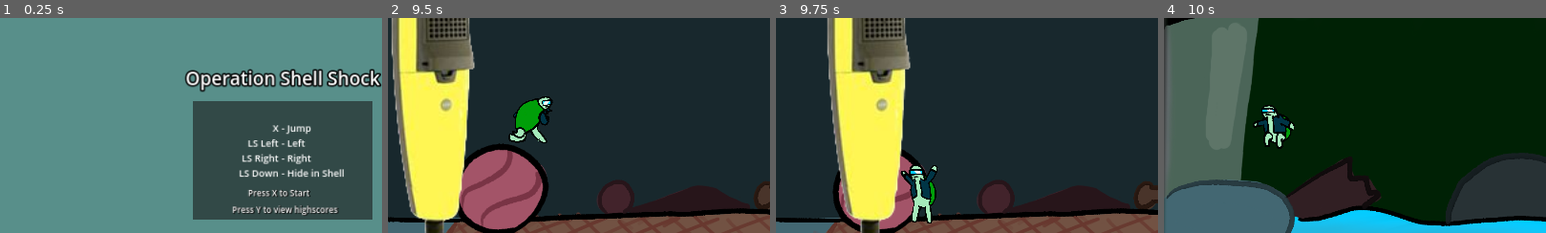
Above: before the commit, frames 1-4 (left to right).
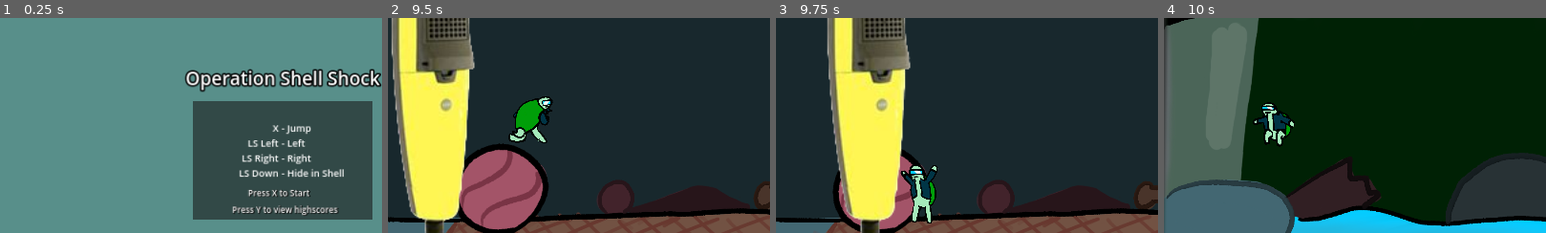
Above: after the commit, the same moments.

Repository: isterkvarn/operation_shell_shock
Game: Godot game, scene res://menus/main_menu/main_menu.tscn
Two runs of this game, one before a commit and one after it. Both use one fixed random seed, a clock stepped at 60 frames per second and the inputs below.
Inputs:
- Up to frame 1 (0.25 s): no input
- Up to frame 2 (9.5 s): tap X (start) at 0.5, 1.35, 3.6, 5.85, 8.1 s; hold D (ss_right) 0.53-2.03 s; tap Y (highscores) every 2.25 s from 0.6 to 7.35 s; tap W (ss_jump) at 0.77, 1.52, 3.02, 3.77, 4.52, 6.02, 6.77, 7.52, 9.02 s; hold A (ss_left) 2.03-2.78 s; hold J (switch_state) 2.03-2.78 s; hold D (ss_right) 2.78-4.28 s; hold A (ss_left) 4.28-5.03 s; tap J (switch_state) at 4.35, 8.85 s; hold D (ss_right) 5.03-5.78 s; hold A (ss_left) 5.78-7.28 s; hold J (switch_state) 6.53-7.28 s; hold D (ss_right) from 7.28 s (still down)
- Up to frame 3 (9.75 s): release D (ss_right) at 9.53 s; hold A (ss_left) from 9.53 s (still down); tap Y (highscores) at 9.6 s
- Up to frame 4 (10 s): keep holding A (ss_left); tap W (ss_jump) at 9.77 s
The pictures show only the part of the screen within x 13-63%, y 20-70%; the shares and areas given below are measured in that part.

Frames 1-3 are identical in both runs. In frame 4, 0.8% of the frame differs, in the area x 23-35%, y 39-61%.

Commit message:
feat: add lerp between camera_markers

Diff:
--- a/levels/demo_level.tscn
+++ b/levels/demo_level.tscn
@@ -3,7 +3,7 @@
 [ext_resource type="PackedScene" uid="uid://cnr7yd4dkepc0" path="res://player/player.tscn" id="1_jjy5y"]
 [ext_resource type="PackedScene" uid="uid://vy8vlwm3i6wm" path="res://tilemap/demo_tile_map.tscn" id="2_0e213"]
 [ext_resource type="PackedScene" uid="uid://d3r1dmlc758q2" path="res://player/camera/camera.tscn" id="2_5fijp"]
-[ext_resource type="PackedScene" uid="uid://cx8vldb4n725s" path="res://player/camera/camera_maker.tscn" id="3_fqgab"]
+[ext_resource type="PackedScene" uid="uid://cx8vldb4n725s" path="res://player/camera/camera_marker.tscn" id="3_fqgab"]
 [ext_resource type="PackedScene" uid="uid://cdvwoinmougxm" path="res://turret/turret.tscn" id="3_uepm8"]
 [ext_resource type="PackedScene" uid="uid://rufm4nojtjd7" path="res://death_wall/death_wall.tscn" id="4_w7pqe"]
 [ext_resource type="PackedScene" uid="uid://fvvsyketqois" path="res://checkpoints/check_point_master.tscn" id="5_bjulw"]
@@ -56,41 +56,55 @@
 
 [node name="Player" parent="." instance=ExtResource("1_jjy5y")]
 unique_name_in_owner = true
-position = Vector2(-4505, 620)
+position = Vector2(-4505, 612)
 out_of_shell_speed = 1300.0
 
 [node name="Camera" parent="Player" instance=ExtResource("2_5fijp")]
 position = Vector2(-4505, 396)
 
 [node name="CameraMarker1" parent="Player/Camera" instance=ExtResource("3_fqgab")]
-position = Vector2(6307, 804)
+position = Vector2(6307, 834)
 
 [node name="CameraMarker2" parent="Player/Camera" instance=ExtResource("3_fqgab")]
-position = Vector2(8609, 318)
+position = Vector2(8507, 318)
 
 [node name="CameraMarker3" parent="Player/Camera" instance=ExtResource("3_fqgab")]
-position = Vector2(11185, 465)
-
-[node name="CameraMarker4" parent="Player/Camera" instance=ExtResource("3_fqgab")]
-position = Vector2(15124, 736)
+position = Vector2(11151, 318)
+lerp = true
+
+[node name="CameraMarker11" parent="Player/Camera" instance=ExtResource("3_fqgab")]
+position = Vector2(11671, 465)
+
+[node name="CameraMarker12" parent="Player/Camera" instance=ExtResource("3_fqgab")]
+position = Vector2(15123, 465)
+lerp = true
 
 [node name="CameraMarker5" parent="Player/Camera" instance=ExtResource("3_fqgab")]
 position = Vector2(15710, 1008)
 
+[node name="CameraMarker13" parent="Player/Camera" instance=ExtResource("3_fqgab")]
+position = Vector2(26078, 1008)
+lerp = true
+
 [node name="CameraMarker6" parent="Player/Camera" instance=ExtResource("3_fqgab")]
-position = Vector2(26053, 466)
+position = Vector2(26687, 748)
+
+[node name="CameraMarker14" parent="Player/Camera" instance=ExtResource("3_fqgab")]
+position = Vector2(27505, 748)
+lerp = true
 
 [node name="CameraMarker7" parent="Player/Camera" instance=ExtResource("3_fqgab")]
-position = Vector2(27834, 895)
+position = Vector2(29266, 895)
+
+[node name="CameraMarker15" parent="Player/Camera" instance=ExtResource("3_fqgab")]
+position = Vector2(34242, 895)
+lerp = true
 
 [node name="CameraMarker8" parent="Player/Camera" instance=ExtResource("3_fqgab")]
-position = Vector2(34615, 674)
-
-[node name="CameraMarker9" parent="Player/Camera" instance=ExtResource("3_fqgab")]
-position = Vector2(35924, 499)
-
-[node name="CameraMarker10" parent="Player/Camera" instance=ExtResource("3_fqgab")]
-position = Vector2(38495, 685)
+position = Vector2(34615, 745)
+
+[node name="CameraMarker17" parent="Player/Camera" instance=ExtResource("3_fqgab")]
+position = Vector2(36095, 659)
 
 [node name="TileMap" parent="." instance=ExtResource("2_0e213")]
 visible = false
@@ -379,6 +393,7 @@
 position = Vector2(386, 369)
 scale = Vector2(1.33, 1.33)
 texture = ExtResource("16_svcgs")
+metadata/_edit_lock_ = true
 
 [node name="Sprite2D" type="Sprite2D" parent="Sprite2D"]
 z_index = 1
@@ -389,15 +404,18 @@
 position = Vector2(11951, 93)
 scale = Vector2(1.83, 1.83)
 texture = ExtResource("18_vf8xm")
+metadata/_edit_lock_ = true
 
 [node name="Sprite2D3" type="Sprite2D" parent="."]
 z_index = -1
 position = Vector2(23014, 365)
 scale = Vector2(2.08, 2.08)
 texture = ExtResource("19_5i8t2")
+metadata/_edit_lock_ = true
 
 [node name="Sprite2D4" type="Sprite2D" parent="."]
 z_index = -1
 position = Vector2(34686, 348)
 scale = Vector2(2.37, 2.37)
 texture = ExtResource("20_jbowq")
+metadata/_edit_lock_ = true
--- a/player/camera/camera.gd
+++ b/player/camera/camera.gd
@@ -25,8 +25,16 @@
 	position.x = lerp(position.x, player.global_position.x + _x_offset, _x_lerp_weight)
 
 	var new_y = _start_y
-	for camera_marker in _camera_markers:
-		if player.position.x > camera_marker.position.x:
-			new_y = camera_marker.position.y - 1080 * 0.5 / zoom.y
+	for i in range(len(_camera_markers)):
+		if _camera_markers[i].lerp and not i == len(_camera_markers):
+			if player.position.x > _camera_markers[i].position.x and player.position.x < _camera_markers[i + 1].position.x:
+				var marker_1_pos = _camera_markers[i].position
+				var marker_2_pos = _camera_markers[i + 1].position
+				var lerp_weight = (player.position.x - marker_1_pos.x) / (marker_2_pos.x - marker_1_pos.x)
+				new_y = lerp(marker_1_pos.y, marker_2_pos.y, lerp_weight)
+				new_y -= 1080 * 0.5 / zoom.y
+				break
+		elif player.position.x > _camera_markers[i].position.x:
+			new_y = _camera_markers[i].position.y - 1080 * 0.5 / zoom.y
 
 	position.y = lerp(position.y, new_y, _y_lerp_weight)
--- a/player/camera/camera_maker.tscn
+++ /dev/null
@@ -1,4 +0,0 @@
-[gd_scene format=3 uid="uid://cx8vldb4n725s"]
-
-[node name="CameraMarker" type="Marker2D" groups=["camera_markers"]]
-top_level = true
--- /dev/null
+++ b/player/camera/camera_marker.gd
@@ -0,0 +1,3 @@
+extends Marker2D
+
+@export var lerp: bool = false
--- /dev/null
+++ b/player/camera/camera_marker.tscn
@@ -0,0 +1,7 @@
+[gd_scene load_steps=2 format=3 uid="uid://cx8vldb4n725s"]
+
+[ext_resource type="Script" path="res://player/camera/camera_marker.gd" id="1_qqd3r"]
+
+[node name="CameraMarker" type="Marker2D" groups=["camera_markers"]]
+top_level = true
+script = ExtResource("1_qqd3r")
